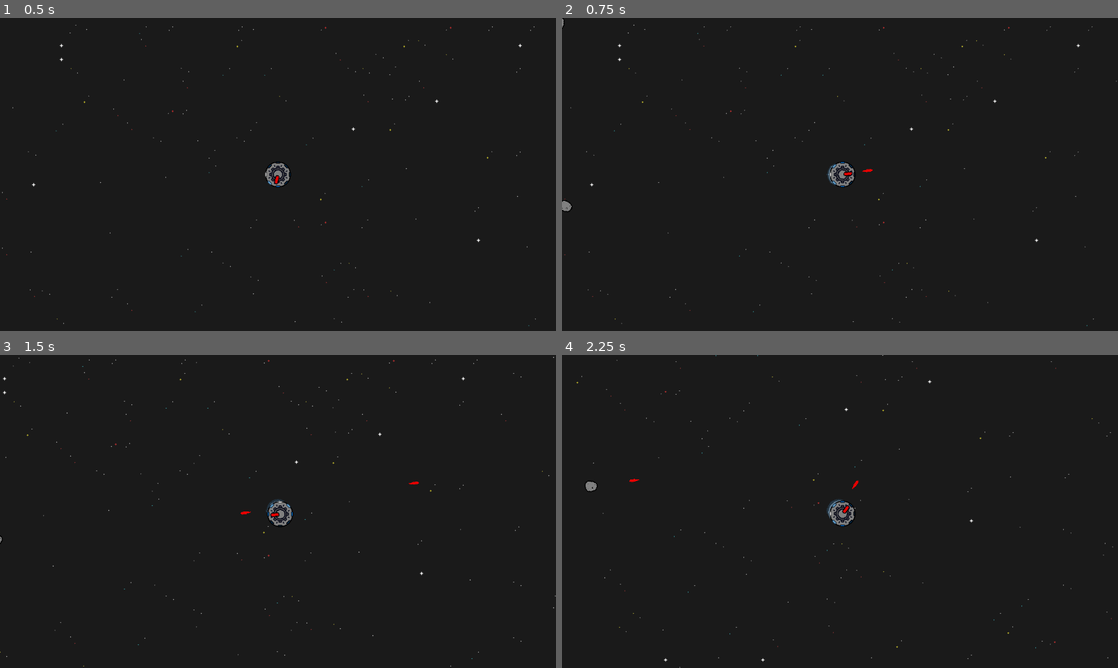
Above: before the commit, frames 1-4 (two rows, left to right).
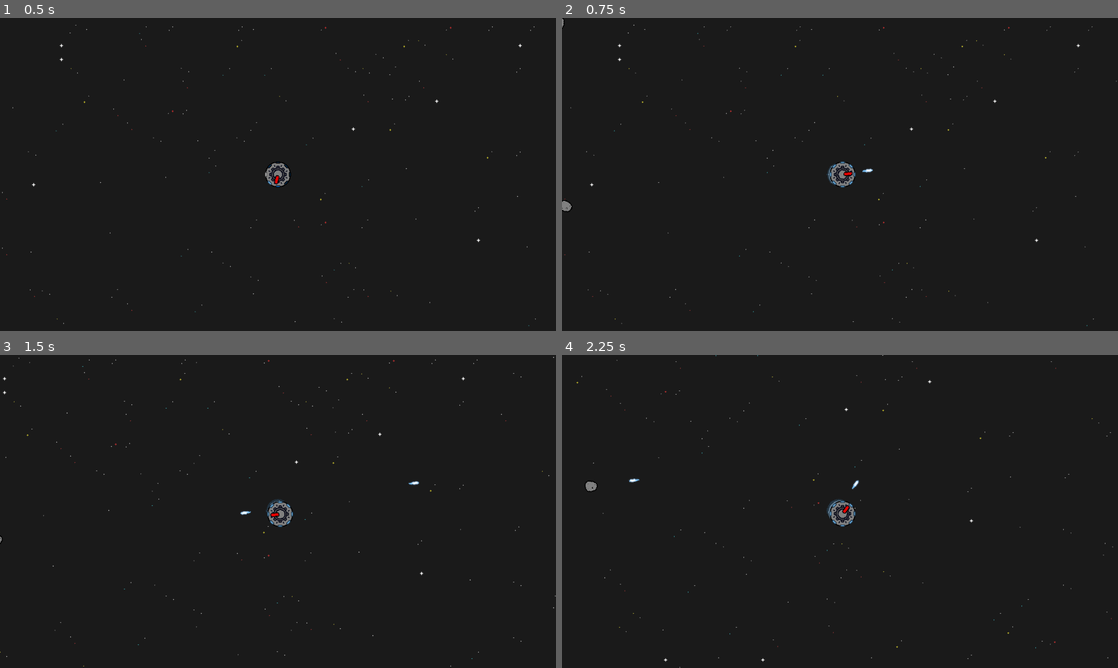
Above: after the commit, the same moments.

Repository: ctschnurr/StellaraSurvivors
Game: Godot game, scene res://scenes/main/main.tscn
Two runs of this game, one before a commit and one after it. Both use one fixed random seed, a clock stepped at 60 frames per second and the inputs below.
Inputs (mouse positions are in pixels of both pictures, inside the frame that each line leads up to):
- Up to frame 1 (0.5 s): no input
- Up to frame 2 (0.75 s): tap Enter at 0.5 s; move the mouse to (962, 158) at 0.52 s; hold D (move_right) from 0.53 s (still down); click (962, 158) at 0.6 s
- Up to frame 3 (1.5 s): move the mouse to (166, 527) at 1.27 s; release D (move_right) at 1.28 s; hold S (move_down) from 1.28 s (still down); click (166, 527) at 1.35 s
- Up to frame 4 (2.25 s): move the mouse to (895, 442) at 2.02 s; release S (move_down) at 2.03 s; hold D (move_right) from 2.03 s (still down); click (895, 442) at 2.1 s

Frame 1 is identical in both runs. In frame 2, less than 0.1% of the frame differs, in the area x 48-56%, y 45-55%; in frame 3, less than 0.1%, in the area x 43-76%, y 40-56%; in frame 4, less than 0.1%.

Commit message:
minor changes to mission manager, added firing animation

Diff:
--- a/Enemy_manager.gd
+++ b/Enemy_manager.gd
@@ -32,7 +32,7 @@
 					var asteroid_instance = small_asteroid.instantiate() as Node2D
 					add_child(asteroid_instance)
 					asteroid_instance.global_position = Vector2(randf_range(asteroid_spawn_xRange[0], asteroid_spawn_xRange[1]), randf_range(asteroid_spawn_yRange[0], asteroid_spawn_yRange[1]))
-					if command.repeat_state == Spawn_command.Repeat_state.TRACKED and command.associated_objective != null:
+					if command.associated_objective != null:
 						command.associated_objective.connect_signal(asteroid_instance.health_component.died)
 
 	match command.repeat_state:
--- a/Mission_manager.gd
+++ b/Mission_manager.gd
@@ -10,7 +10,7 @@
 	new_objective.objective_complete_signal.connect(complete_objective)
 
 	var enemy_manager_command = Enemy_manager.Spawn_command.new()
-	enemy_manager_command.repeat_state = Enemy_manager.Spawn_command.Repeat_state.TRACKED
+	enemy_manager_command.repeat_state = Enemy_manager.Spawn_command.Repeat_state.INFINITE
 	enemy_manager_command.repeat_delay = 5
 	enemy_manager_command.type = Enemy_manager.Enemy_type.ASTEROID
 	enemy_manager_command.spawn_amount = 15
--- a/scenes/player/player.gd
+++ b/scenes/player/player.gd
@@ -37,6 +37,10 @@
 		get_parent().add_child(blaster_bolt_instance)
 		blaster_bolt_instance.global_position = fire_position.global_position
 		blaster_bolt_instance.global_rotation = ship_cannon.global_rotation
+		ship_body.stop()
+		ship_body.play("player_fire")
+
+
 
 func get_movement_vector():
 
@@ -53,6 +57,8 @@
 	if global_position.y < -320: global_position.y = -320
 
 func animate_player(direction: Vector2):
+	if ship_body.animation == "player_fire" and ship_body.is_playing(): return
+
 	if (direction.x > 0):
 		if (direction.y == 0):
 			ship_body.play("player_move_h&v")
--- a/scenes/player/player.tscn
+++ b/scenes/player/player.tscn
@@ -1,7 +1,8 @@
-[gd_scene load_steps=30 format=3 uid="uid://dirgwundhi3xq"]
+[gd_scene load_steps=35 format=3 uid="uid://dirgwundhi3xq"]
 
 [ext_resource type="Script" path="res://scenes/player/player.gd" id="1_6xqvq"]
 [ext_resource type="PackedScene" uid="uid://bxp05dl1dhxw6" path="res://scenes/blaster_bolt/blaster_bolt.tscn" id="2_l3qom"]
+[ext_resource type="Texture2D" uid="uid://8kyqxajd61rw" path="res://assets/player_fire.png" id="3_8n86h"]
 [ext_resource type="Texture2D" uid="uid://dc763s87fheu4" path="res://assets/player_idle.png" id="3_bs7db"]
 [ext_resource type="Texture2D" uid="uid://yxcaoxiptd5d" path="res://assets/player_movement.png" id="4_0ftfx"]
 [ext_resource type="Texture2D" uid="uid://ccdqt1ucer72s" path="res://assets/ship_cannon.png" id="4_6y5io"]
@@ -69,6 +70,22 @@
 "Death": SubResource("Animation_o1bsu")
 }
 
+[sub_resource type="AtlasTexture" id="AtlasTexture_0eyio"]
+atlas = ExtResource("3_8n86h")
+region = Rect2(0, 0, 64, 64)
+
+[sub_resource type="AtlasTexture" id="AtlasTexture_61h4p"]
+atlas = ExtResource("3_8n86h")
+region = Rect2(64, 0, 64, 64)
+
+[sub_resource type="AtlasTexture" id="AtlasTexture_q07au"]
+atlas = ExtResource("3_8n86h")
+region = Rect2(128, 0, 64, 64)
+
+[sub_resource type="AtlasTexture" id="AtlasTexture_ou81t"]
+atlas = ExtResource("3_8n86h")
+region = Rect2(0, 64, 64, 64)
+
 [sub_resource type="AtlasTexture" id="AtlasTexture_tn5mh"]
 atlas = ExtResource("3_bs7db")
 region = Rect2(0, 0, 64, 64)
@@ -111,6 +128,23 @@
 
 [sub_resource type="SpriteFrames" id="SpriteFrames_ui5fv"]
 animations = [{
+"frames": [{
+"duration": 1.0,
+"texture": SubResource("AtlasTexture_0eyio")
+}, {
+"duration": 1.0,
+"texture": SubResource("AtlasTexture_61h4p")
+}, {
+"duration": 1.0,
+"texture": SubResource("AtlasTexture_q07au")
+}, {
+"duration": 1.0,
+"texture": SubResource("AtlasTexture_ou81t")
+}],
+"loop": false,
+"name": &"player_fire",
+"speed": 12.0
+}, {
 "frames": [{
 "duration": 1.0,
 "texture": SubResource("AtlasTexture_tn5mh")
@@ -204,7 +238,7 @@
 
 [node name="Ship_Body" type="AnimatedSprite2D" parent="."]
 sprite_frames = SubResource("SpriteFrames_ui5fv")
-animation = &"player_move_h&v"
+animation = &"player_fire"
 autoplay = "player_idle"
 
 [node name="GPUParticles2D" type="GPUParticles2D" parent="Ship_Body"]
Binary file added: assets/player_fire.png
Not shown, added: assets/player_fire.png.import
Binary file changed: scenes/blaster_bolt/blaster_bolt.png
